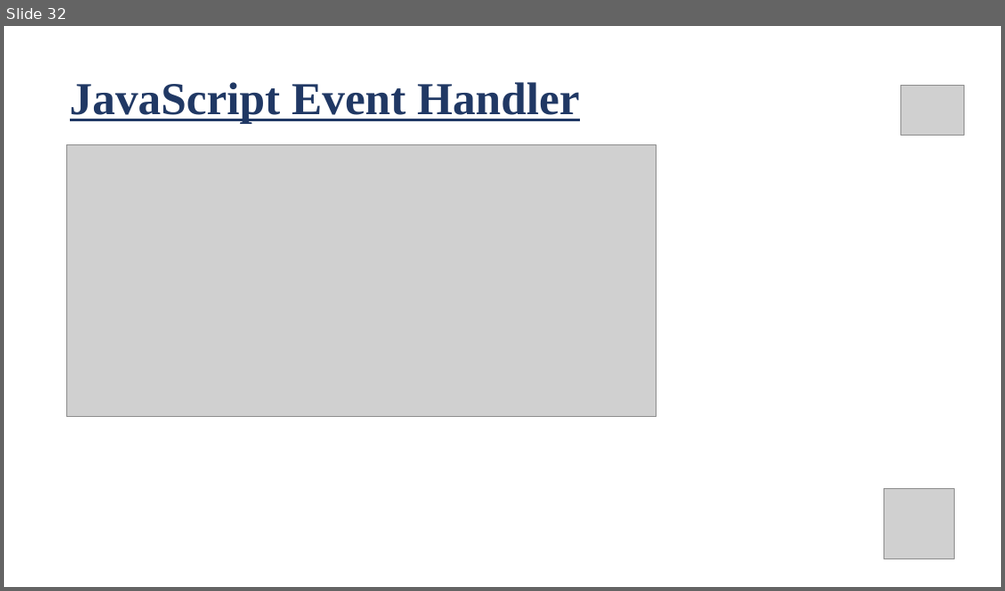
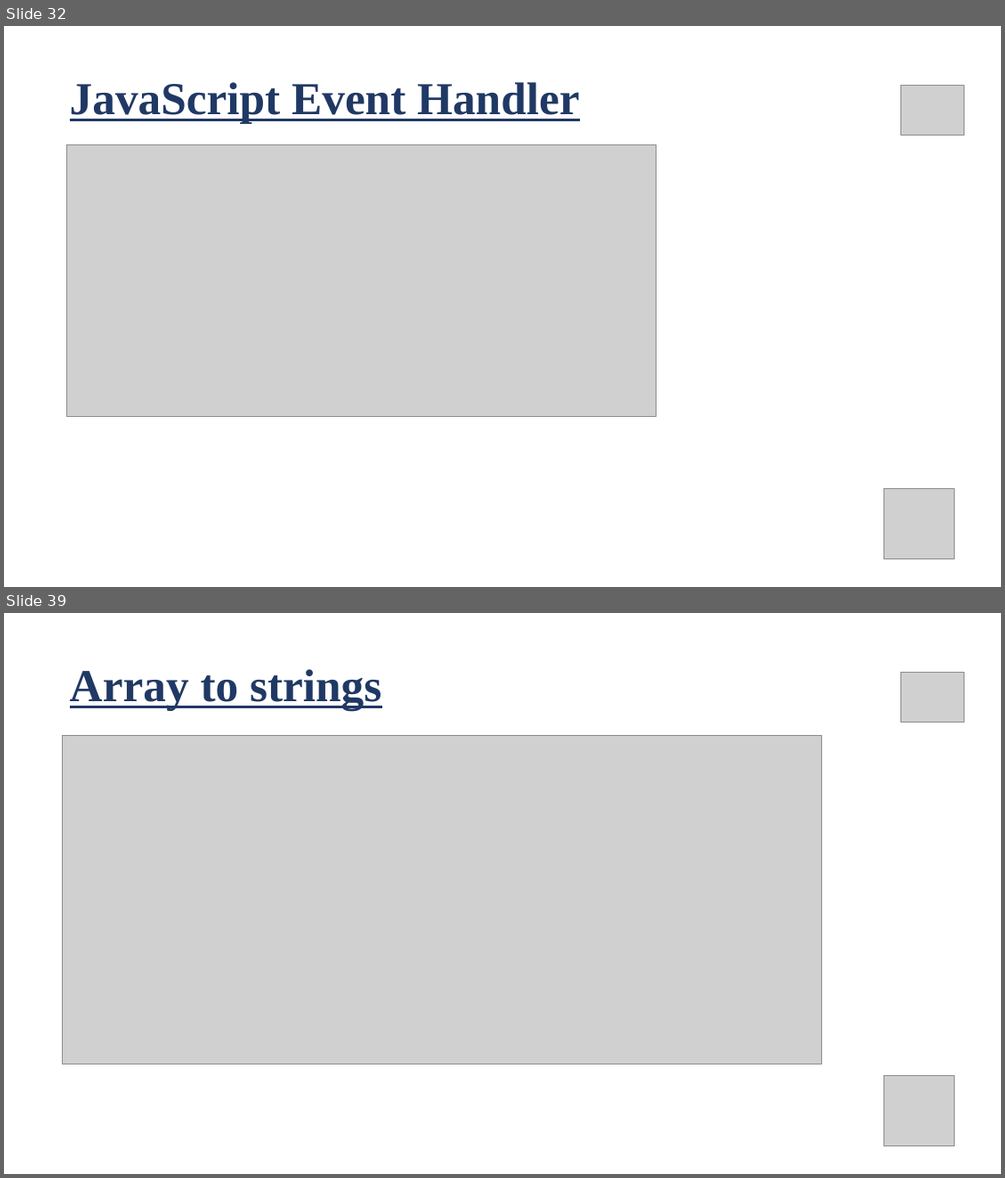
Before and after one commit to pappudey/Course-Code-, a slide deck: js 1st class slide - part 01 .pptx. Shown one above the other, each under a label of ours: slide 32 before the commit, slides 32 and 39 after it; the slides between them are not shown. The pictures are 1005x591 and 1005x1178 pixels, drawn with LibreOffice and Linux fonts; fonts in the diff are those of the drawing; grey boxes stand for pictures. Boxes give left, top, right and bottom in pixels: in the first picture for what was removed or moved away, otherwise in the second. Text is boxed around its words. In the diff, an @@ line names an element or a change of style, - is before the commit and + after.

```diff
--- a/js 1st class slide - part 01 .pptx
+++ b/js 1st class slide - part 01 .pptx
@@ slide 39 added at (x1=4, y1=613, x2=1001, y2=1174), background #FFFFFF @@
@@ title added at (x1=70, y1=669, x2=381, y2=711), 44 pt, text #203864, bold, underline @@
+Array to strings
@@ picture added at (x1=901, y1=672, x2=964, y2=723) @@
@@ picture added at (x1=63, y1=735, x2=822, y2=1064) @@
@@ picture added at (x1=884, y1=1075, x2=955, y2=1145) @@
```
Also in this commit, not shown: 6 slides changed, 6 other slides added, 1 slide removed, 2 other files.
